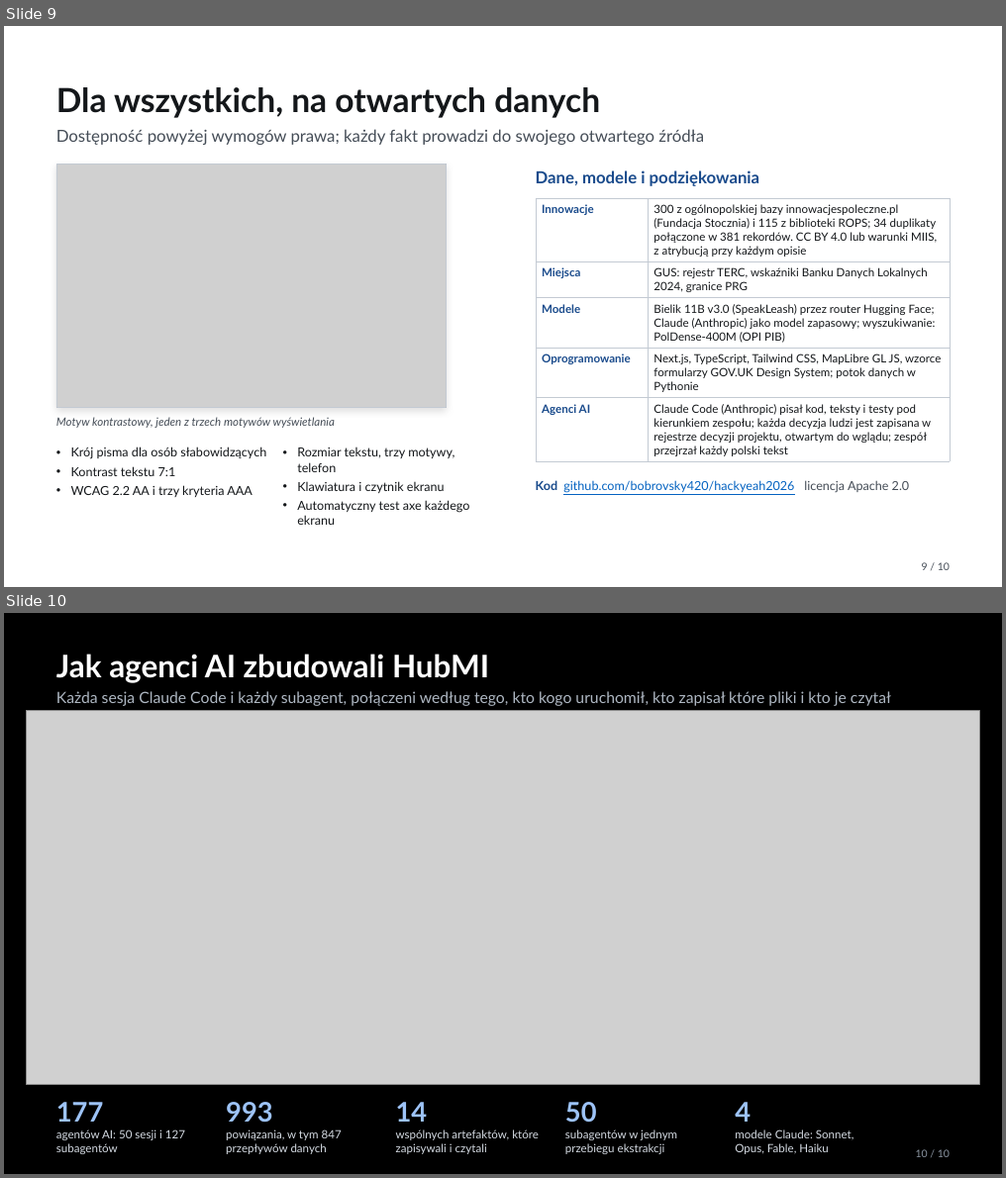
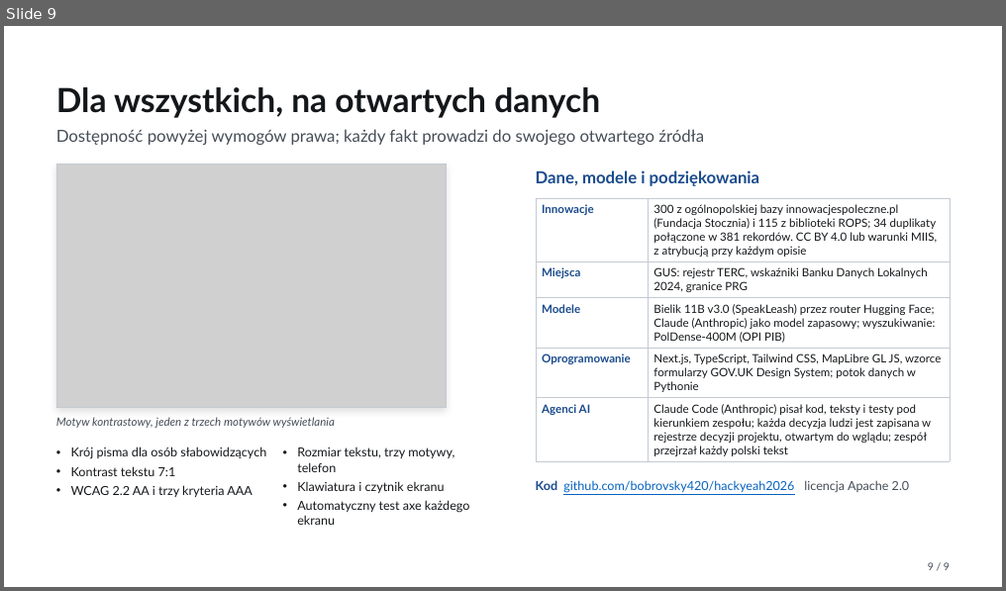
Before and after one commit to bobrovsky420/hackyeah2026, a slide deck: docs/presentation/presentation.pptx. Shown one above the other, each under a label of ours: slides 9 and 10 before the commit, slide 9 after it. The pictures are 1006x1178 and 1006x591 pixels, drawn with LibreOffice and Linux fonts; fonts in the diff are those of the drawing; grey boxes stand for pictures. Boxes give left, top, right and bottom in pixels: in the first picture for what was removed or moved away, otherwise in the second. Text is boxed around its words. In the diff, an @@ line names an element or a change of style, - is before the commit and + after.

```diff
--- a/docs/presentation/presentation.pptx
+++ b/docs/presentation/presentation.pptx
@@ slide 10 removed at (4,613,1002,1174), background #000000 @@
@@ text removed at (56,654,891,706) @@
-Jak agenci AI zbudowali HubMI
-Każda sesja Claude Code i każdy subagent, połączeni według tego, kto kogo uruchomił, kto zapisał które pliki i kto je czytał
@@ picture removed at (27,710,979,1084) @@
@@ text removed at (56,1102,185,1155) @@
-177
-agentów AI: 50 sesji i 127 subagentów
@@ text removed at (226,1102,342,1155) @@
-993
-powiązania, w tym 847 przepływów danych
@@ text removed at (396,1102,539,1155) @@
-14
-wspólnych artefaktów, które zapisywali i czytali
@@ text removed at (565,1102,677,1155) @@
-50
-subagentów w jednym przebiegu ekstrakcji
@@ text removed at (735,1102,854,1155) @@
-4
-modele Claude: Sonnet, Opus, Fable, Haiku
@@ text removed at (916,1150,949,1157) @@
-10 / 10
@@ slide 9 changed as well @@
@@ text at (928,563,949,570): text changed @@
-9 / 10
+9 / 9
```
Also in this commit, not shown: 3 other slides changed, 5 slides added, 5 other slides removed, 1 other file.
